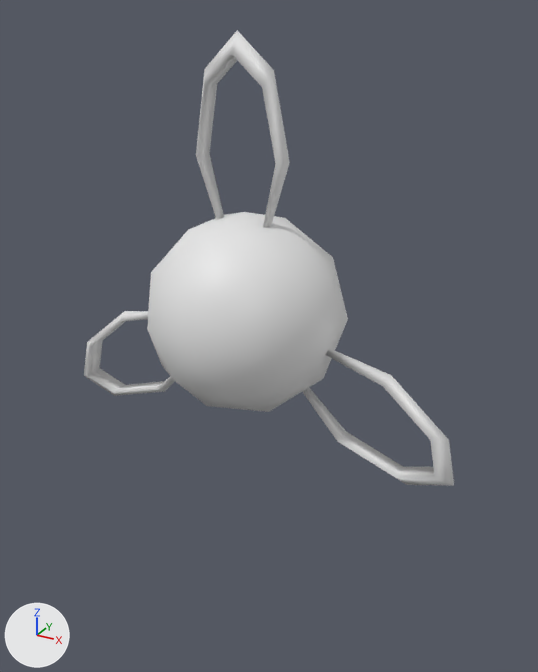
An edit to the FBX model WorldWeaverGame/Content/Models/plus3.FBX, drawn before and after from the same camera.
Camera for both pictures: a 50 mm camera at (2.65, -4.43, 3.4) aimed at (0.14, 0.13, 1.12). Lighting does not change. The marker at lower left points along +X, +Y and +Z. Where no turn or scale is listed for an object, it has been applied to the vertices.

The scene before the commit, as lines of its bpy script (objects in view):
```python
me_inner_p3_orbital01 = bpy.data.meshes.new('Inner p3-orbital01')
me_inner_p3_orbital01.from_pydata(...)  # 46 vertices, 90 faces; spans x -51.0..29.0, y -97.0..94.0, z -2.0..2.0
me_particle1 = bpy.data.meshes.new('Particle1')
me_particle1.from_pydata(...)  # an icosphere of 80 faces spanning x -0.72..0.72, y -0.76..0.76, z -0.76..0.76
ob_inner_p3_orbital01 = bpy.data.objects.new('Inner p3-orbital01', me_inner_p3_orbital01)
ob_inner_p3_orbital01.location = (0.017, 0.0, 1.341)
ob_inner_p3_orbital01.rotation_euler = (1.571, 1.551, 0.0)  # degrees (90, 89, 0)
ob_inner_p3_orbital01.scale = (0.0383, 0.0176, 0.0383)
ob_particle1 = bpy.data.objects.new('Particle1', me_particle1)
ob_particle1.location = (0.0, 0.029, 1.325)
```
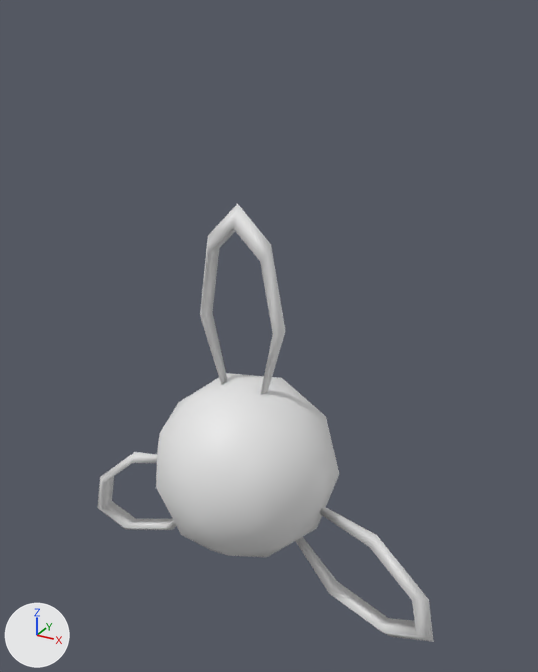
Pixel boxes (x1, y1, x2, y2) of what changed, in the pictures (538 x 672 px):
'Particle1', moved
    before: (147, 212, 348, 412)
    after: (156, 373, 339, 557)
'Inner p3-orbital01', moved, turned, rescaled
    before: (84, 30, 454, 486)
    after: (97, 203, 434, 642)

The change, as a diff of the scene's bpy script:
```diff
--- a/WorldWeaverGame/Content/Models/plus3.FBX.py
+++ b/WorldWeaverGame/Content/Models/plus3.FBX.py
@@ ob_particle1 @@
 ob_particle1 = bpy.data.objects.new('Particle1', me_particle1)
-ob_particle1.location = (0.0, 0.029, 1.325)
+ob_particle1.location = (0.0, 0.0, 0.0)
@@ ob_inner_p3_orbital01 @@
 ob_inner_p3_orbital01 = bpy.data.objects.new('Inner p3-orbital01', me_inner_p3_orbital01)
-ob_inner_p3_orbital01.location = (0.017, 0.0, 1.341)
-ob_inner_p3_orbital01.rotation_euler = (1.571, 1.551, 0.0)  # degrees (90, 89, 0)
-ob_inner_p3_orbital01.scale = (0.0383, 0.0176, 0.0383)
+ob_inner_p3_orbital01.location = (0.0, 0.0, 0.0)
+ob_inner_p3_orbital01.rotation_euler = (1.571, 1.552, 0.0)  # degrees (90, 89, 0)
+ob_inner_p3_orbital01.scale = (0.0425, 0.0176, 0.0383)
```
